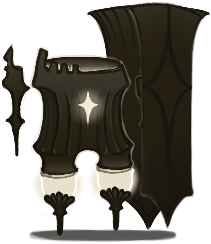
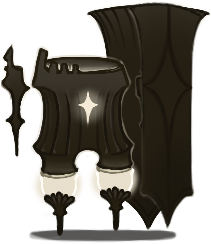
The second w=211, h=244 image is a revision of the first. Changes to its layers:
painted on "ShielfAtt" over [168, 173, 195, 228]
painted on "ArmRight" over [0, 80, 12, 100]
painted on "Shield" over [174, 173, 195, 212]
removed layer "Capa 1" over [173, 173, 195, 213]
